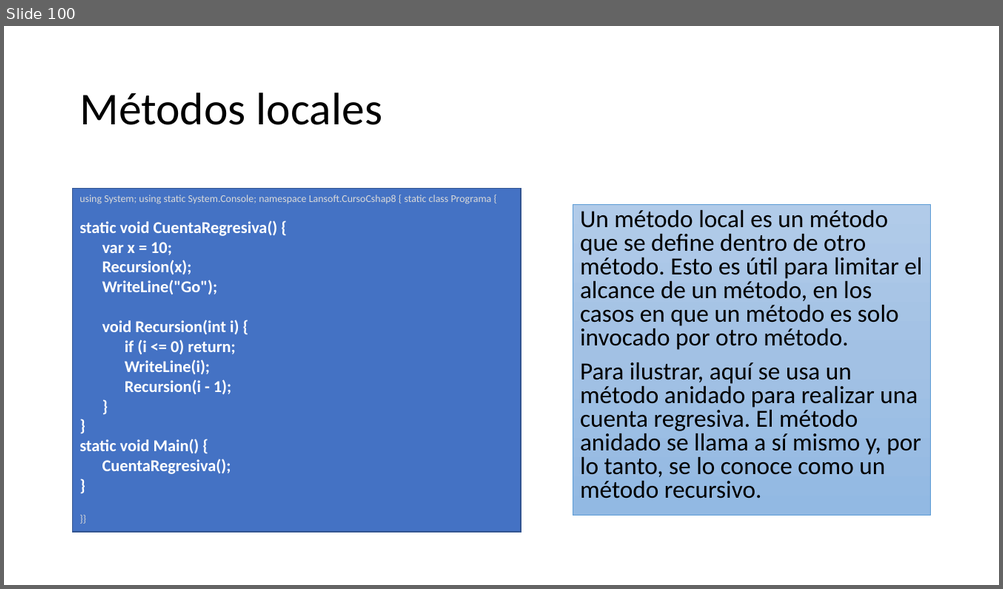
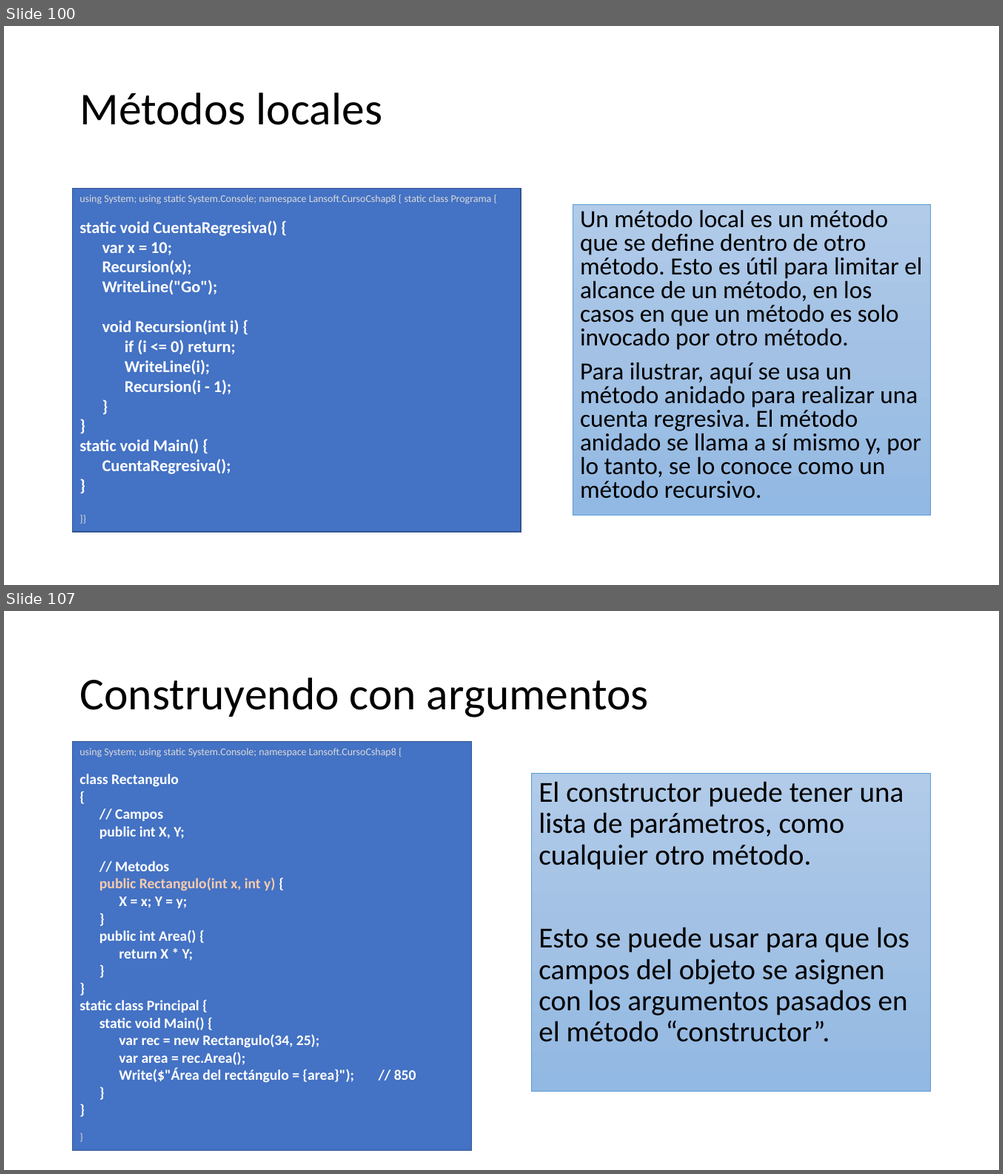
Before and after one commit to AlbertOsinaga/CursoCSharp__8, a slide deck: CSharpQuickReferencia.pptx. Shown one above the other, each under a label of ours: slide 100 before the commit, slides 100 and 107 after it; the slides between them are not shown. The pictures are 1003x589 and 1003x1174 pixels, drawn with LibreOffice and Linux fonts; fonts in the diff are those of the drawing. Boxes give left, top, right and bottom in pixels: in the first picture for what was removed or moved away, otherwise in the second. Text is boxed around its words. In the diff, an @@ line names an element or a change of style, - is before the commit and + after.

```diff
--- a/CSharpQuickReferencia.pptx
+++ b/CSharpQuickReferencia.pptx
@@ slide 107 added at [4,611,999,1170], background #FFFFFF @@
@@ title added at [79,678,649,718], 44 pt, text #000000 @@
+Construyendo con argumentos
@@ rectangle added at [73,741,472,1151], fill #4472C4, outline #325491 1 pt, 14 pt, text #FFFFFF, bold @@
+using System; using static System.Console; namespace Lansoft.CursoCshap8 {
+class Rectangulo
+{
+// Campos
+public int X, Y;
+// Metodos
+public Rectangulo(int x, int y) {
+X = x; Y = y;
+}
+public int Area() {
+return X * Y;
+}
+}
+static class Principal {
+static void Main() {
+var rec = new Rectangulo(34, 25);
+var area = rec.Area();
+Write($"Área del rectángulo = {area}"); // 850
+}
+}
+}
@@ text added at [532,774,930,1091], fill gradient #B1CBE9 to #A3C1E5 to #93B9E4, outline #5B9BD5 0.5 pt, 28 pt, text #000000 @@
+El constructor puede tener una lista de parámetros, como cualquier otro método.
+Esto se puede usar para que los campos del objeto se asignen con los argumentos pasados en el método “constructor”.
```
Also in this commit, not shown: 10 other slides added, 1 other file.
